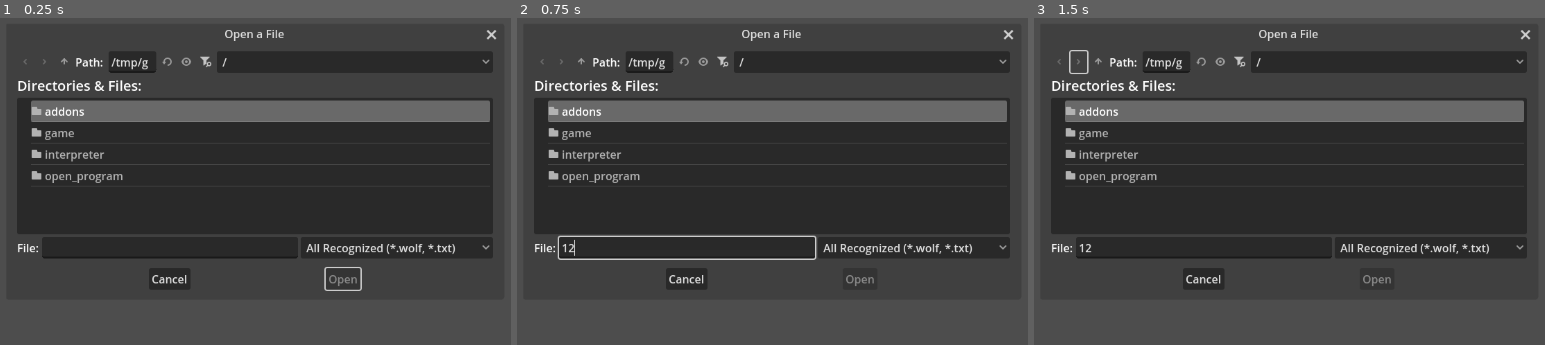
Above: before the commit, frames 1-3 (left to right).
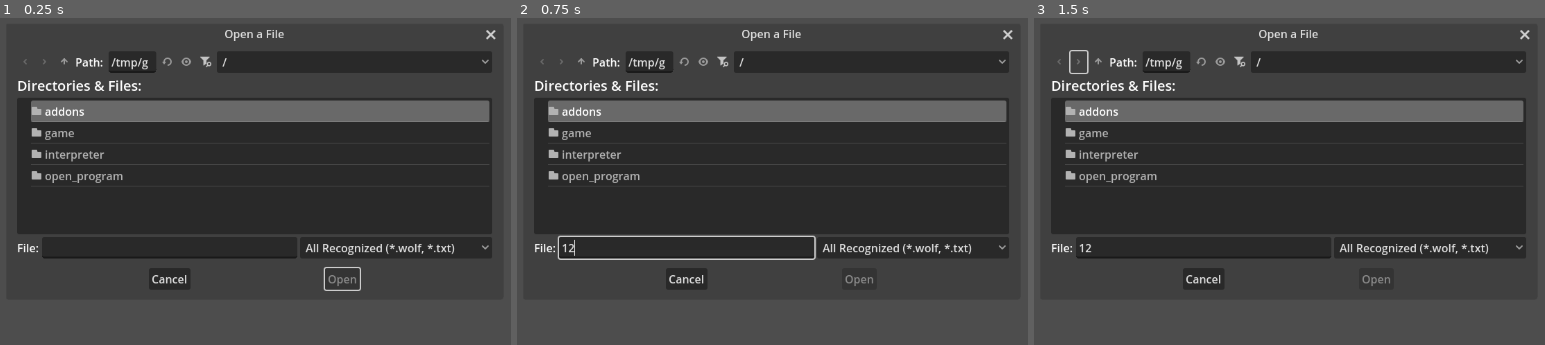
Above: after the commit, the same moments.

Repository: CattacoCattaco/Wolf-Interpreter
Game: Godot game, scene res://open_program/open_program_scene.tscn
Two runs of this game, one before a commit and one after it. Both use one fixed random seed, a clock stepped at 60 frames per second and the inputs below.
Inputs (mouse positions are in pixels of both pictures, inside the frame that each line leads up to):
- Up to frame 1 (0.25 s): no input
- Up to frame 2 (0.75 s): click (685, 246) at 0.52 s; type "12" at 0.6 s
- Up to frame 3 (1.5 s): click (1079, 60) at 1.25 s

The runs differ from the first frame. In frame 1, 0.5% of the frame differs, in the area x 58-98%, y 3-84%; in frame 2, 0.5%; in frame 3, 0.5%.

Commit message:
Add Error Handling
• Added Error Handler class
• Started work on lexer

Diff:
--- /dev/null
+++ b/error_handler.gd
@@ -0,0 +1,30 @@
+class_name ErrorHandler
+extends RefCounted
+
+var errors: Array[String]
+var warnings: Array[String]
+
+
+func _init() -> void:
+	errors = []
+	warnings = []
+
+
+func report(line: int, where: String, message: String, is_error: bool) -> void:
+	var error_prefix: String = "[Line %s] %s: " % [line, "Error" if is_error else "Warning"]
+	var message_color: String = "#ff6f6c" if is_error else "#ffff77"
+	var error_message: String = "[color=%s]%s%s[/color]" % [message_color, error_prefix, message]
+	print_rich(error_message)
+
+	if is_error:
+		errors.append(error_message)
+	else:
+		warnings.append(error_message)
+
+
+func error(line: int, message: String):
+	report(line, "", message, true)
+
+
+func warn(line: int, message: String):
+	report(line, "", message, false)
--- a/interpreter/interpreter.gd
+++ b/interpreter/interpreter.gd
@@ -1,2 +1,8 @@
 class_name Interpreter
 extends RefCounted
+
+var errorHandler: ErrorHandler
+
+
+func _init() -> void:
+	errorHandler = ErrorHandler.new()
--- a/interpreter/lexer.gd
+++ b/interpreter/lexer.gd
@@ -1,2 +1,15 @@
 class_name Lexer
 extends RefCounted
+
+
+var source: String
+var tokens: Array[Token]
+
+var start: int = 0
+var current: int = 0
+var line: int = 1
+
+var line_start: bool = true
+var last_line_white_space: String = ""
+
+var paren_layer: int = 0
--- a/open_program/open_program_scene.gd
+++ b/open_program/open_program_scene.gd
@@ -3,7 +3,9 @@
 
 @export var file_dialog: FileDialog
 
-@onready var wolf_file: FileAccess
+var wolf_file: FileAccess
+
+var interpreter := Interpreter.new()
 
 func _ready() -> void:
 	file_dialog.file_selected.connect(_file_selected)
@@ -13,3 +15,5 @@
 func _file_selected(path: String):
 	wolf_file = FileAccess.open(path, FileAccess.READ)
 	print(wolf_file.get_line())
+	interpreter.errorHandler.error(1, "Bad Thing")
+	interpreter.errorHandler.warn(2, "Odd Thing")
Not shown, added: error_handler.gd.uid
